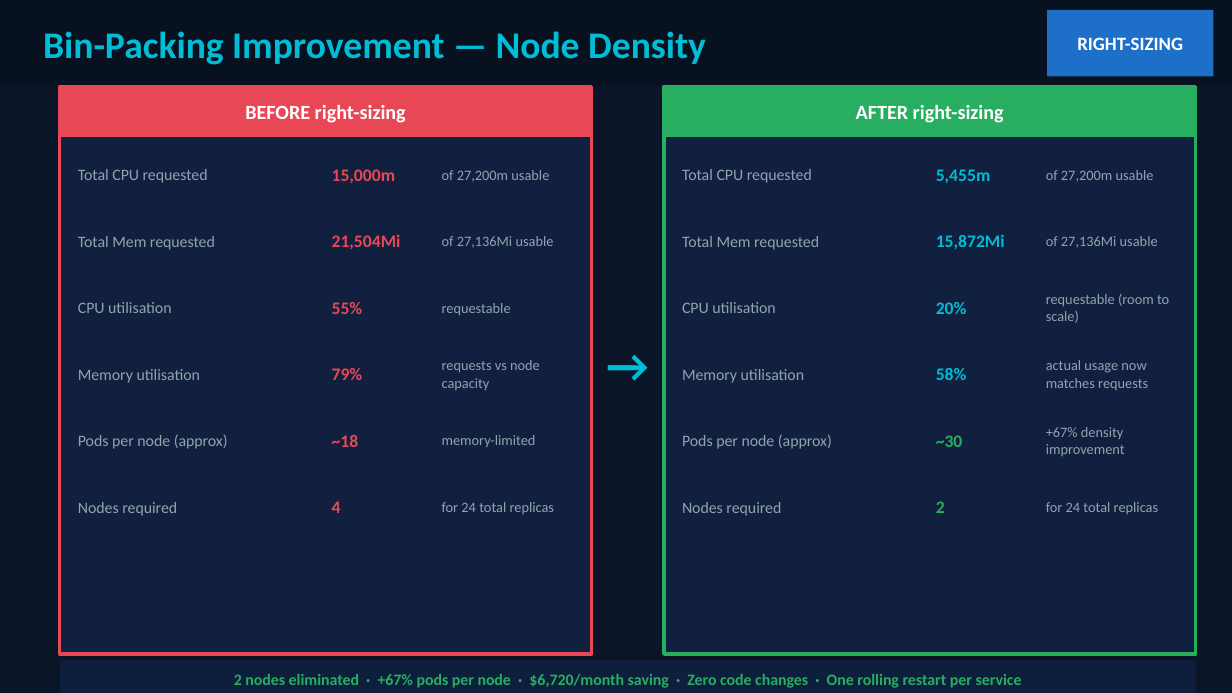
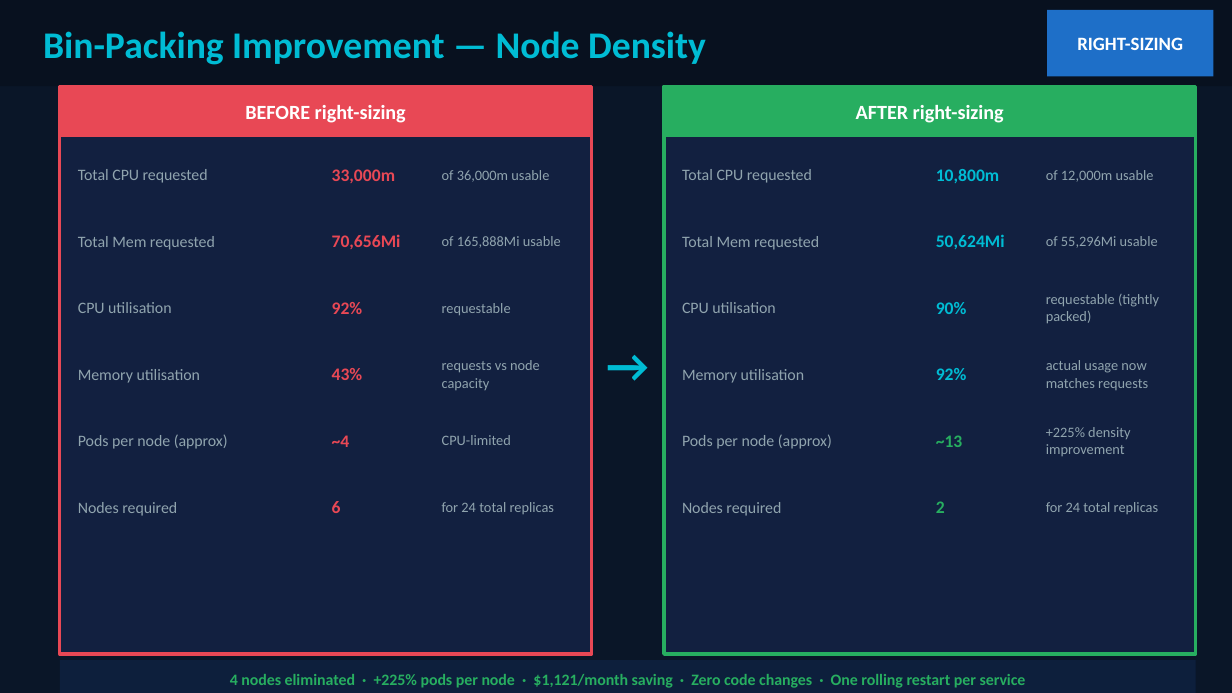
Before and after one commit to patterncatalyst/quarkus-optimization, a slide deck: slide 45 of presentation/optimizing-quarkus-on-kubernetes.pptx. Drawn at 1232x693 pixels with LibreOffice and Linux fonts; fonts in the diff are those of the drawing. Boxes give left, top, right and bottom in pixels: in the first picture for what was removed or moved away, otherwise in the second. Text is boxed around its words. In the diff, an @@ line names an element or a change of style, - is before the commit and + after.

```diff
--- a/presentation/optimizing-quarkus-on-kubernetes.pptx
+++ b/presentation/optimizing-quarkus-on-kubernetes.pptx
@@ text at [332,169,395,183]: text changed @@
-15,000m
+33,000m
@@ text at [442,170,549,182]: text changed @@
-of 27,200m usable
+of 36,000m usable
@@ text at [936,169,999,183]: text changed @@
-5,455m
+10,800m
@@ text at [1046,170,1154,181]: text changed @@
-of 27,200m usable
+of 12,000m usable
@@ text at [332,234,401,249]: text changed @@
-21,504Mi
+70,656Mi
@@ text at [442,236,561,247]: text changed @@
-of 27,136Mi usable
+of 165,888Mi usable
@@ text at [936,234,1005,249]: text changed @@
-15,872Mi
+50,624Mi
@@ text at [1046,236,1158,247]: text changed @@
-of 27,136Mi usable
+of 55,296Mi usable
@@ text at [1046,294,1159,323]: text changed @@
-requestable (room to scale)
+requestable (tightly packed)
@@ text at [332,302,363,314]: text changed @@
-55%
+92%
@@ text at [936,302,967,314]: text changed @@
-20%
+90%
@@ text at [332,368,363,380]: text changed @@
-79%
+43%
@@ text at [936,368,967,380]: text changed @@
-58%
+92%
@@ text at [332,435,350,447]: text changed @@
-4
+~4
@@ text removed at [332,435,359,447] @@
-~18
@@ text at [442,435,511,445]: text changed @@
-memory-limited
+CPU-limited
@@ text at [936,435,963,447]: text changed @@
-~30
+~13
@@ text at [1046,427,1130,456]: text changed @@
-+67% density improvement
++225% density improvement
@@ text added at [332,501,341,513], 10.3 pt, text #E84855, bold @@
+6
@@ text at [230,674,1026,688]: text changed @@
-2 nodes eliminated · +67% pods per node · $6,720/month saving · Zero code changes · One rolling restart per service
+4 nodes eliminated · +225% pods per node · $1,121/month saving · Zero code changes · One rolling restart per service
```
Also in this commit, not shown: 10 other slides changed, 1 other file.
